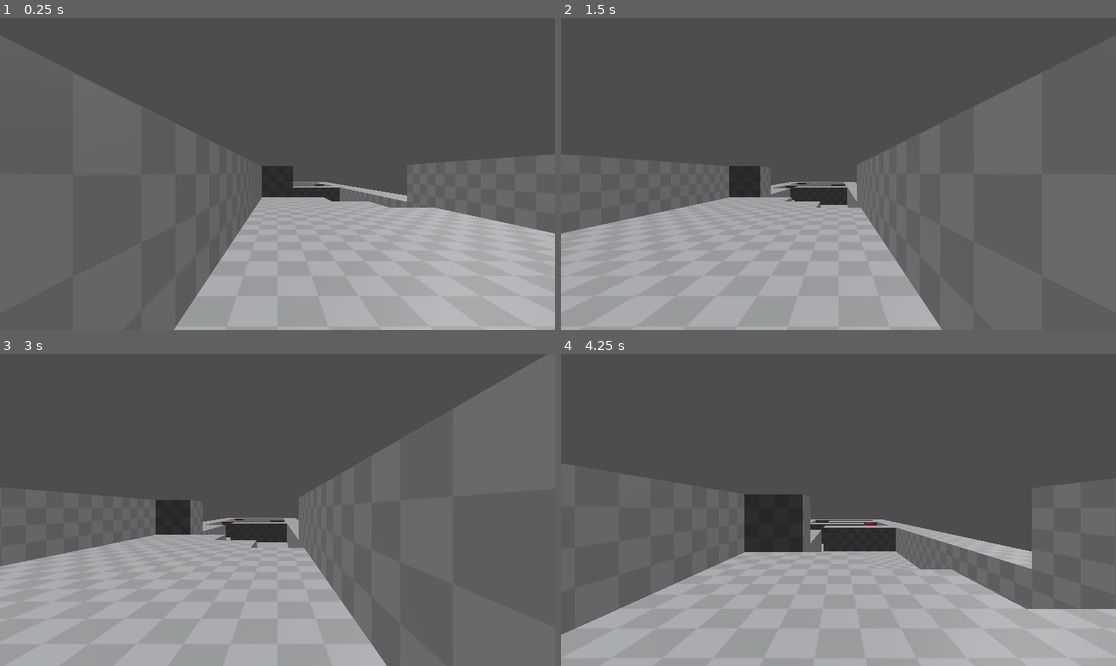
Above: before the commit, frames 1-4 (two rows, left to right).
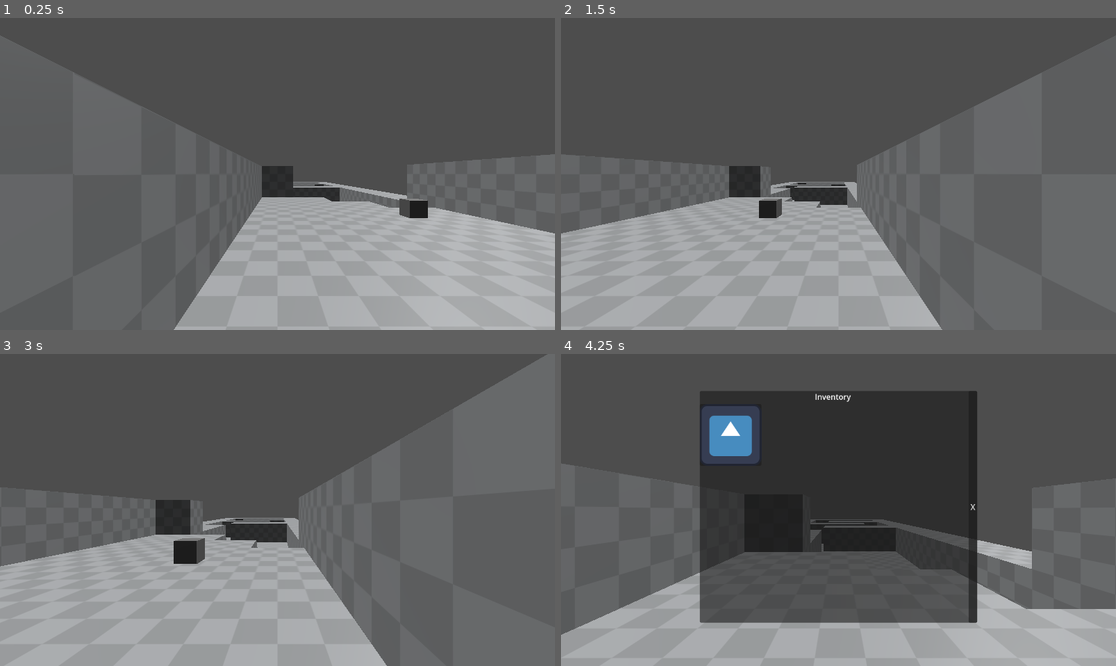
Above: after the commit, the same moments.

Repository: sgc6512/dungeon-crawl-jam
Game: Godot game, scene res://main.tscn
Same seed, same stepped clock (60 frames per second), same inputs: the game is played once before the commit and once after it. The engine's default icon, where the game draws it, is replaced by a stand-in: a white triangle on a blue panel in a dark square.
Inputs (mouse positions are in pixels of both pictures, inside the frame that each line leads up to):
- Up to frame 1 (0.25 s): no input
- Up to frame 2 (1.5 s): tap Enter at 0.5 s; move the mouse to (960, 158) at 0.52 s; hold D (right) 0.53-1.28 s; click (960, 158) at 0.67 s; move the mouse to (727, 189) at 1.27 s; hold S (down) from 1.28 s (still down)
- Up to frame 3 (3 s): tap Space at 2 s; move the mouse to (333, 441) at 2.02 s; release S (down) at 2.03 s; hold D (right) 2.03-2.78 s; tap Enter at 2.75 s; move the mouse to (249, 572) at 2.77 s; hold W (up) from 2.78 s (still down); click (249, 572) at 2.92 s
- Up to frame 4 (4.25 s): move the mouse to (1005, 556) at 3.52 s; release W (up) at 3.53 s; hold A (left) from 3.53 s (still down); tap I (inventory, bound only after the commit) at 4.15 s

The runs differ from the first frame. In frame 1, 0.3% of the frame differs, in the area x 56-78%, y 52-65%; in frame 2, 0.2%; in frame 3, 0.4%; in frame 4, 33%, in the area x 25-76%, y 11-87%.

Commit message:
add inventory system
Basic inventory, nothing fancy. No item interactions or equipment have been made as of yet.

Diff:
--- /dev/null
+++ b/Elements/Enemy/enemy.tscn
@@ -0,0 +1,26 @@
+[gd_scene load_steps=5 format=3 uid="uid://b70vcfudppud0"]
+
+[ext_resource type="Script" path="res://Elements/Enemy/enemy.gd" id="1_l7p2n"]
+
+[sub_resource type="StandardMaterial3D" id="StandardMaterial3D_8hkns"]
+albedo_color = Color(0.945098, 0, 0.239216, 1)
+
+[sub_resource type="CapsuleMesh" id="CapsuleMesh_1tuqb"]
+material = SubResource("StandardMaterial3D_8hkns")
+
+[sub_resource type="CapsuleShape3D" id="CapsuleShape3D_ieo0d"]
+
+[node name="Enemy" type="Area3D"]
+script = ExtResource("1_l7p2n")
+
+[node name="MeshInstance3D" type="MeshInstance3D" parent="."]
+mesh = SubResource("CapsuleMesh_1tuqb")
+
+[node name="CollisionShape3D" type="CollisionShape3D" parent="."]
+shape = SubResource("CapsuleShape3D_ieo0d")
+
+[node name="Timer" type="Timer" parent="."]
+wait_time = 0.5
+autostart = true
+
+[connection signal="timeout" from="Timer" to="." method="_on_timer_timeout"]
--- /dev/null
+++ b/Elements/Inventory/inventory.gd
@@ -0,0 +1,15 @@
+class_name Inventory
+
+var _content:Array[Item] = []
+
+
+func add_item(item:Item):
+	_content.append(item)
+
+
+func remove_item(item:Item):
+	_content.erase(item)
+
+
+func get_items() -> Array[Item]:
+	return _content
--- /dev/null
+++ b/Elements/Item/item.gd
@@ -0,0 +1,6 @@
+class_name Item
+extends Resource
+
+@export var name:String
+@export var scene:PackedScene
+@export var icon:Texture2D
--- /dev/null
+++ b/Elements/Item/test_item.tres
@@ -0,0 +1,11 @@
+[gd_resource type="Resource" script_class="Item" load_steps=4 format=3 uid="uid://cdo4y67p2jtai"]
+
+[ext_resource type="Script" path="res://Elements/Item/item.gd" id="1_4ulao"]
+[ext_resource type="PackedScene" uid="uid://c78ka0fcrmtfq" path="res://Elements/Item/test_item.tscn" id="1_7uhco"]
+[ext_resource type="Texture2D" uid="uid://dedvr1tfkuic8" path="res://icon.svg" id="1_osjxw"]
+
+[resource]
+script = ExtResource("1_4ulao")
+name = "Cube"
+scene = ExtResource("1_7uhco")
+icon = ExtResource("1_osjxw")
--- /dev/null
+++ b/Elements/Item/test_item.tscn
@@ -0,0 +1,7 @@
+[gd_scene load_steps=2 format=3 uid="uid://c78ka0fcrmtfq"]
+
+[sub_resource type="BoxMesh" id="BoxMesh_8gsrn"]
+size = Vector3(0.5, 0.5, 0.5)
+
+[node name="TestItem" type="MeshInstance3D"]
+mesh = SubResource("BoxMesh_8gsrn")
--- a/Elements/Player/player.gd
+++ b/Elements/Player/player.gd
@@ -16,6 +16,11 @@
 
 # Get the gravity from the project settings to be synced with RigidBody nodes.
 var gravity = ProjectSettings.get_setting("physics/3d/default_gravity")
+var inventory:Inventory = Inventory.new()
+
+
+func on_item_picked_up(item:Item):
+	inventory.add_item(item)
 
 
 func _ready():
--- a/grid_map.tscn
+++ b/Levels/grid_map.tscn
@@ -1,6 +1,6 @@
 [gd_scene load_steps=2 format=3 uid="uid://ctdbeis3oe38q"]
 
-[ext_resource type="MeshLibrary" uid="uid://cf3j1r8286ffa" path="res://test_mesh_library.tres" id="2_emea5"]
+[ext_resource type="MeshLibrary" uid="uid://cf3j1r8286ffa" path="res://Assets/test_mesh_library.tres" id="2_emea5"]
 
 [node name="GridMap" type="GridMap"]
 mesh_library = ExtResource("2_emea5")
--- /dev/null
+++ b/UI/inventory_dialog.gd
@@ -0,0 +1,23 @@
+class_name InventoryDialog
+extends PanelContainer
+
+
+@onready var grid_container:GridContainer = %GridContainer
+
+@export var slot_scene:PackedScene
+
+
+func open(inventory:Inventory):
+	show()
+
+	for child in grid_container.get_children():
+		child.queue_free()
+
+	for item in inventory.get_items():
+		var slot = slot_scene.instantiate()
+		grid_container.add_child(slot)
+		slot.display(item)
+
+
+func _on_close_pressed():
+	hide()
--- /dev/null
+++ b/UI/inventory_dialog.tscn
@@ -0,0 +1,43 @@
+[gd_scene load_steps=3 format=3 uid="uid://nds8bdtljc43"]
+
+[ext_resource type="Script" path="res://UI/inventory_dialog.gd" id="1_n4hb8"]
+[ext_resource type="PackedScene" uid="uid://ckfhpq7srs46d" path="res://UI/item_slot.tscn" id="2_bt0v3"]
+
+[node name="InventoryDialog" type="PanelContainer"]
+anchors_preset = 8
+anchor_left = 0.5
+anchor_top = 0.5
+anchor_right = 0.5
+anchor_bottom = 0.5
+offset_left = -288.0
+offset_top = -247.0
+offset_right = 288.0
+offset_bottom = 234.0
+grow_horizontal = 2
+grow_vertical = 2
+size_flags_horizontal = 3
+script = ExtResource("1_n4hb8")
+slot_scene = ExtResource("2_bt0v3")
+
+[node name="HBoxContainer" type="HBoxContainer" parent="."]
+layout_mode = 2
+
+[node name="VBoxContainer" type="VBoxContainer" parent="HBoxContainer"]
+layout_mode = 2
+size_flags_horizontal = 3
+
+[node name="Title" type="Label" parent="HBoxContainer/VBoxContainer"]
+layout_mode = 2
+text = "Inventory"
+horizontal_alignment = 1
+
+[node name="GridContainer" type="GridContainer" parent="HBoxContainer/VBoxContainer"]
+unique_name_in_owner = true
+layout_mode = 2
+columns = 5
+
+[node name="Close" type="Button" parent="HBoxContainer"]
+layout_mode = 2
+text = "X"
+
+[connection signal="pressed" from="HBoxContainer/Close" to="." method="_on_close_pressed"]
--- /dev/null
+++ b/UI/item_slot.gd
@@ -0,0 +1,6 @@
+extends PanelContainer
+
+@onready var texture_rect:TextureRect = %TextureRect
+
+func display(item:Item):
+	texture_rect.texture = item.icon
--- /dev/null
+++ b/UI/item_slot.tscn
@@ -0,0 +1,12 @@
+[gd_scene load_steps=3 format=3 uid="uid://ckfhpq7srs46d"]
+
+[ext_resource type="Texture2D" uid="uid://dedvr1tfkuic8" path="res://icon.svg" id="1_8448u"]
+[ext_resource type="Script" path="res://UI/item_slot.gd" id="1_u78ov"]
+
+[node name="ItemSlot" type="PanelContainer"]
+script = ExtResource("1_u78ov")
+
+[node name="TextureRect" type="TextureRect" parent="."]
+unique_name_in_owner = true
+layout_mode = 2
+texture = ExtResource("1_8448u")
--- /dev/null
+++ b/UI/ui_root.gd
@@ -0,0 +1,12 @@
+extends CanvasLayer
+
+@onready var player = %Player
+@onready var inventory_dialog = %InventoryDialog
+
+
+func _unhandled_input(event):
+	if event.is_action_released("inventory"):
+		if inventory_dialog.visible:
+			inventory_dialog.hide()
+		else:
+			inventory_dialog.open(player.inventory)
--- a/main.tscn
+++ b/main.tscn
@@ -1,16 +1,14 @@
-[gd_scene load_steps=7 format=3 uid="uid://cpy1tqa5ild8d"]
+[gd_scene load_steps=9 format=3 uid="uid://cpy1tqa5ild8d"]
 
 [ext_resource type="PackedScene" uid="uid://c0kkta0s1iqx5" path="res://Elements/Player/player.tscn" id="1_05e5w"]
-[ext_resource type="PackedScene" uid="uid://ctdbeis3oe38q" path="res://grid_map.tscn" id="2_31mlk"]
-[ext_resource type="Script" path="res://enemy.gd" id="3_brsd4"]
+[ext_resource type="PackedScene" uid="uid://ctdbeis3oe38q" path="res://Levels/grid_map.tscn" id="2_31mlk"]
+[ext_resource type="PackedScene" uid="uid://b70vcfudppud0" path="res://Elements/Enemy/enemy.tscn" id="3_vdf84"]
+[ext_resource type="Script" path="res://pickup.gd" id="4_2472w"]
+[ext_resource type="Resource" uid="uid://cdo4y67p2jtai" path="res://Elements/Item/test_item.tres" id="5_eaa8i"]
+[ext_resource type="Script" path="res://UI/ui_root.gd" id="6_tdfe0"]
+[ext_resource type="PackedScene" uid="uid://nds8bdtljc43" path="res://UI/inventory_dialog.tscn" id="6_vi4ot"]
 
-[sub_resource type="StandardMaterial3D" id="StandardMaterial3D_8hkns"]
-albedo_color = Color(0.945098, 0, 0.239216, 1)
-
-[sub_resource type="CapsuleMesh" id="CapsuleMesh_1tuqb"]
-material = SubResource("StandardMaterial3D_8hkns")
-
-[sub_resource type="CapsuleShape3D" id="CapsuleShape3D_ieo0d"]
+[sub_resource type="CapsuleShape3D" id="CapsuleShape3D_4uwau"]
 
 [node name="Main" type="Node3D"]
 
@@ -29,19 +27,28 @@
 transform = Transform3D(-0.990146, 0.0990783, -0.0989643, -0.0306937, 0.535969, 0.84368, 0.136632, 0.838404, -0.527646, 4.4091, 13.2948, 10.4432)
 light_energy = 0.39
 
-[node name="Enemy" type="Area3D" parent="." node_paths=PackedStringArray("grid_map")]
+[node name="Enemy" parent="." node_paths=PackedStringArray("grid_map") instance=ExtResource("3_vdf84")]
 transform = Transform3D(1, 0, 0, 0, 1, 0, 0, 0, 1, 21, 1, 15)
-script = ExtResource("3_brsd4")
+visible = false
 grid_map = NodePath("../GridMap")
 
-[node name="MeshInstance3D" type="MeshInstance3D" parent="Enemy"]
-mesh = SubResource("CapsuleMesh_1tuqb")
+[node name="Pickup" type="Node3D" parent="."]
+transform = Transform3D(1, 0, 0, 0, 1, 0, 0, 0, 1, -7, 2.5, 13)
+script = ExtResource("4_2472w")
+item = ExtResource("5_eaa8i")
 
-[node name="CollisionShape3D" type="CollisionShape3D" parent="Enemy"]
-shape = SubResource("CapsuleShape3D_ieo0d")
+[node name="Area3D" type="Area3D" parent="Pickup"]
+collision_layer = 2
 
-[node name="Timer" type="Timer" parent="Enemy"]
-wait_time = 0.5
-autostart = true
+[node name="CollisionShape3D" type="CollisionShape3D" parent="Pickup/Area3D"]
+shape = SubResource("CapsuleShape3D_4uwau")
 
-[connection signal="timeout" from="Enemy/Timer" to="Enemy" method="_on_timer_timeout"]
+[node name="UIRoot" type="CanvasLayer" parent="."]
+script = ExtResource("6_tdfe0")
+
+[node name="InventoryDialog" parent="UIRoot" instance=ExtResource("6_vi4ot")]
+unique_name_in_owner = true
+visible = false
+
+[connection signal="body_entered" from="Pickup/Area3D" to="Pickup" method="_on_area_3d_body_entered"]
+[connection signal="input_event" from="Pickup/Area3D" to="Pickup" method="_on_area_3d_input_event"]
--- /dev/null
+++ b/pickup.gd
@@ -0,0 +1,21 @@
+extends Node3D
+
+@export var item:Item
+
+# Called when the node enters the scene tree for the first time.
+func _ready():
+	var instance = item.scene.instantiate()
+	add_child(instance)
+
+
+func _on_area_3d_body_entered(body):
+	if body.has_method("on_item_picked_up"):
+		body.on_item_picked_up(item)
+		queue_free()
+
+
+func _on_area_3d_input_event(camera, event, _position, normal, shape_idx):
+	if event.button_mask == 1:
+		var distance_to:float = camera.global_position.distance_to(_position)
+		if distance_to < 2:
+			print("Grabbed")
--- a/project.godot
+++ b/project.godot
@@ -47,6 +47,11 @@
 "events": [Object(InputEventKey,"resource_local_to_scene":false,"resource_name":"","device":-1,"window_id":0,"alt_pressed":false,"shift_pressed":false,"ctrl_pressed":false,"meta_pressed":false,"pressed":false,"keycode":0,"physical_keycode":68,"key_label":0,"unicode":100,"echo":false,"script":null)
 ]
 }
+inventory={
+"deadzone": 0.5,
+"events": [Object(InputEventKey,"resource_local_to_scene":false,"resource_name":"","device":-1,"window_id":0,"alt_pressed":false,"shift_pressed":false,"ctrl_pressed":false,"meta_pressed":false,"pressed":false,"keycode":0,"physical_keycode":73,"key_label":0,"unicode":105,"echo":false,"script":null)
+]
+}
 
 [rendering]
 
Not shown: 1 places in Assets/map_tiles.tscn that only renumber resources
Not shown: 6 places in Assets/test_mesh_library.tres that only renumber resources
Renamed: enemy.gd -> Elements/Enemy/enemy.gd
Not shown, removed: export_presets.cfg
